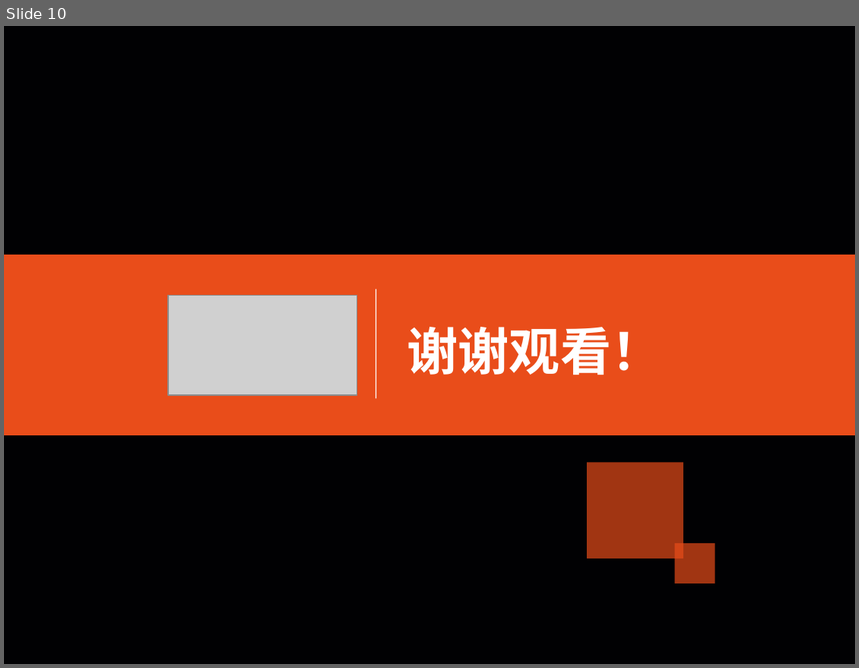
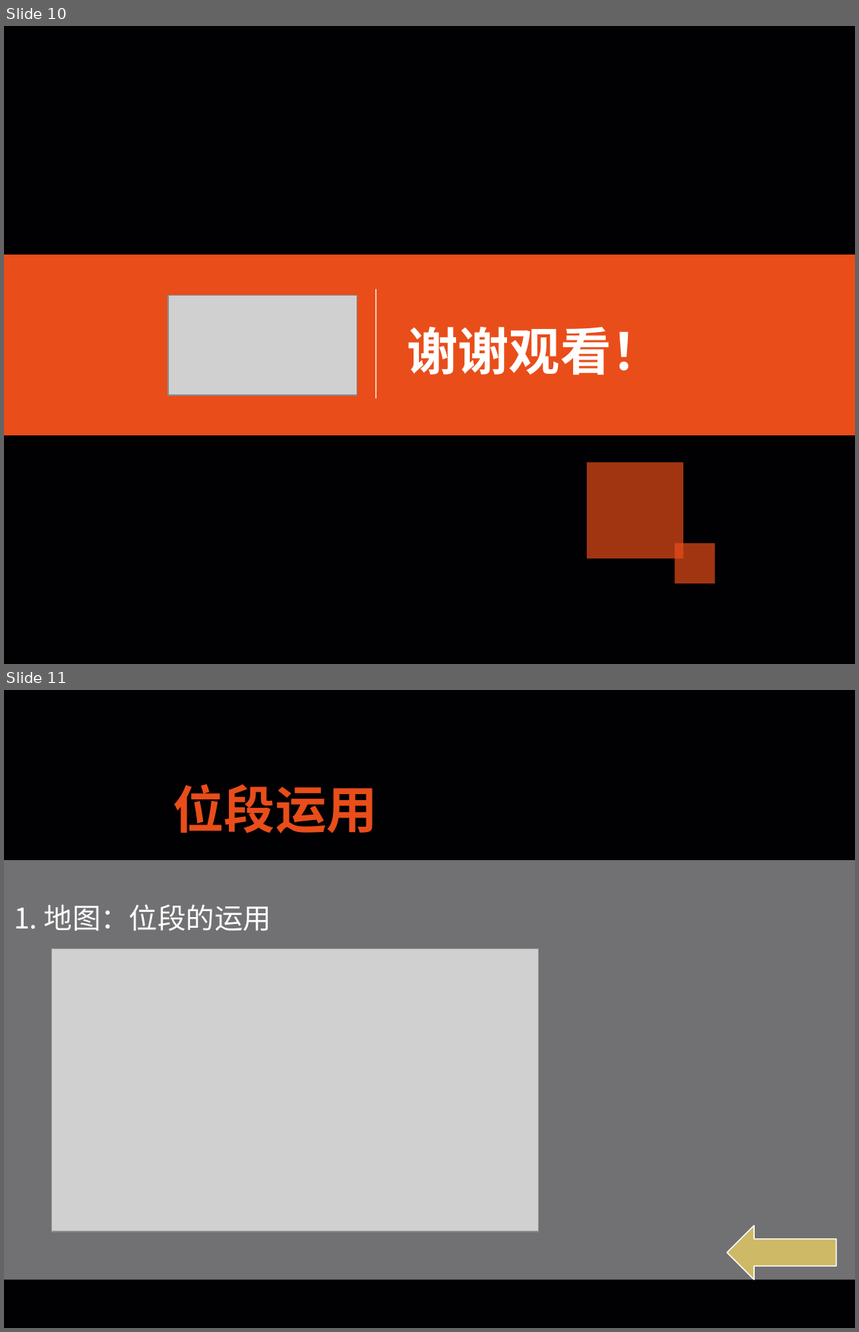
Before and after one commit to CO0kie-SH/2009_15PB_Tanker_CPP, a slide deck: 2009_15PB_Tanker_CPP.pptx. Shown one above the other, each under a label of ours: slide 10 before the commit, slides 10 and 11 after it. The pictures are 859x668 and 859x1332 pixels, drawn with LibreOffice and Linux fonts; fonts in the diff are those of the drawing; grey boxes stand for pictures. Boxes give left, top, right and bottom in pixels: in the first picture for what was removed or moved away, otherwise in the second. Text is boxed around its words. In the diff, an @@ line names an element or a change of style, - is before the commit and + after.

```diff
--- a/2009_15PB_Tanker_CPP.pptx
+++ b/2009_15PB_Tanker_CPP.pptx
@@ slide 11 added at box(4, 690, 855, 1328), background #010103 @@
@@ ellipse added at box(59, 731, 767, 885), 36 pt, text #E94D1A, bold @@
+位段运用
@@ rectangle added at box(4, 861, 855, 1281), fill #E1E0E2 at 50% opacity, 20 pt, text #FFFFFF @@
+1. 地图：位段的运用
@@ picture added at box(52, 948, 540, 1232) @@
@@ left arrow added at box(728, 1227, 837, 1281), fill #CEB966, outline #FFFFFF 0.75 pt @@
```
Also in this commit, not shown: 1 slide changed, 2 other slides added, 9 other files.
